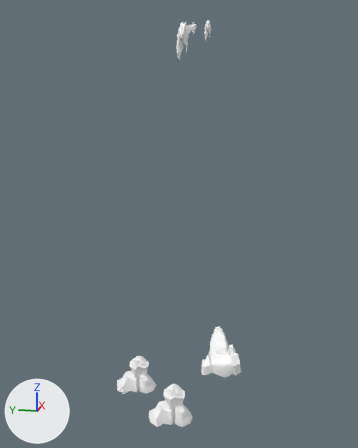
Two versions of the FBX model Assets/Meshes/Props_Environnment_Aqua/Optimised_Chunks_Aqua/Opti_RocksA.fbx, one commit apart.
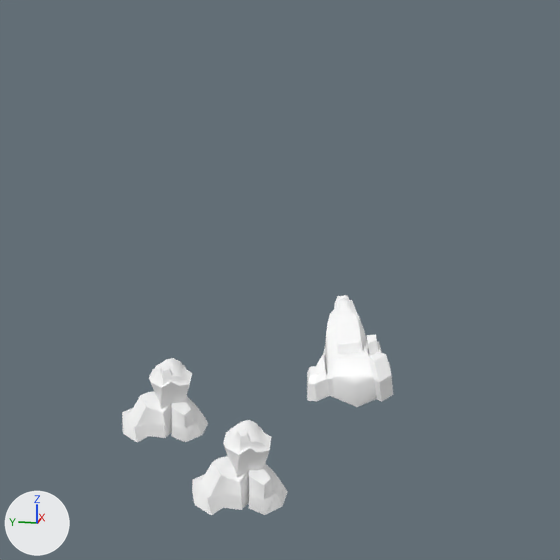
Each version is shown whole from a camera (50 mm lens) standing at (-25.41, -4.53, -4.22) and looking at (-1.81, 0.19, -10.12), then close up on the part from 17% to 89% of the width and 43% to 100% of the height. Arrows for +X, +Y and +Z are at lower left; the lights stay in place. Where no turn or scale is listed for an object, it has been applied to the vertices.

Before the edit, the objects in view are built like this:
```python
me_mesh = bpy.data.meshes.new('Mesh')
me_mesh.from_pydata(...)  # 1502 vertices, 2946 faces; spans x -4.3..0.6, y -3.1..4.0, z -20.0..-0.4
me_mesh.materials.append(mat_rockwallb_optim_toon_shade5)  # its picture is missing
ob_rockwallb_optim_mesh = bpy.data.objects.new('RockwallB_Optim:Mesh', me_mesh)
ob_rockwallb_optim_mesh.location = (0.0, 0.0, 0.0)
```
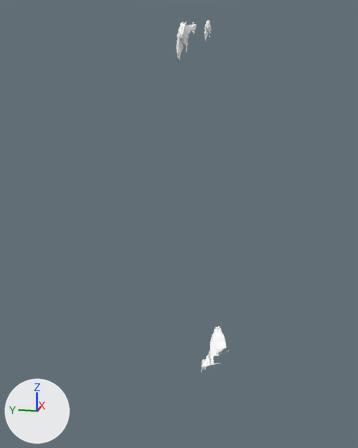
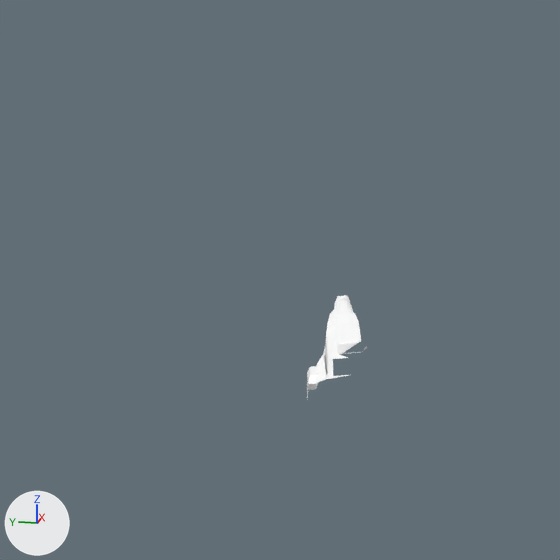
What changed in the scene script:
```text
Change me_mesh:
    used by ob_rockwallb_optim_mesh; location = (0.0, 0.0, 0.0)
    remove me_mesh.from_pydata(...)  # 1502 vertices, 2946 faces; spans x -4.3..0.6, y -3.1..4.0, z -20.0..-0.4
    add me_mesh.from_pydata(...)  # 1162 vertices, 2238 faces; spans x -2.0..0.6, y -2.4..0.5, z -18.2..-0.4
    me_mesh part 1: the loose piece of 140 vertices spanning x -1.9..0.2, y 1.7..4.0, z -20.0..-18.2 is deleted
    me_mesh part 2: the loose piece of 140 vertices spanning x -4.3..-2.3, y -0.8..1.4, z -20.0..-18.2 is deleted
    me_mesh part 3
    60 vertices are removed from x -2.4..0.4, y -3.1..-1.3, z -18.2..-16.6
    158 faces are deleted
```

What differs and where, as boxes [x1, y1, x2, y2] in the close-ups (560 x 560 px):
'RockwallB_Optim:Mesh', reshaped
    before: [122, 295, 393, 515]
    after: [307, 295, 367, 400]
part 1 of me_mesh, deleted
    before: [122, 358, 208, 442]
part 2 of me_mesh, deleted
    before: [192, 420, 288, 515]
part 3 of me_mesh, deleted
    before: [308, 300, 393, 407]
